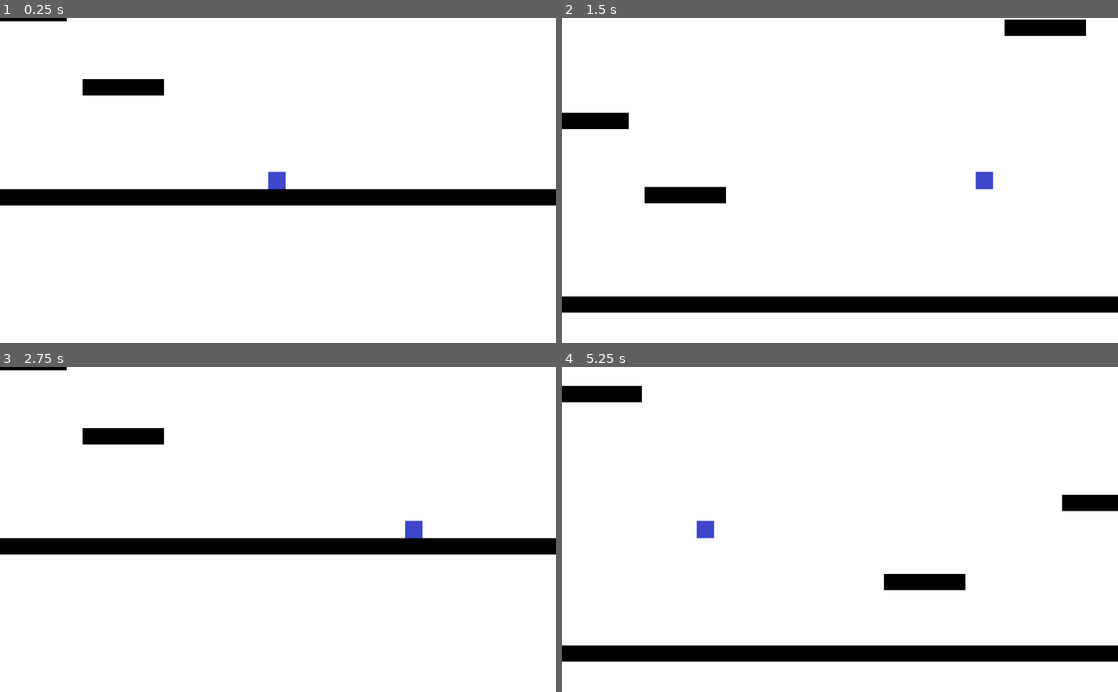
Above: before the commit, frames 1-4 (two rows, left to right).
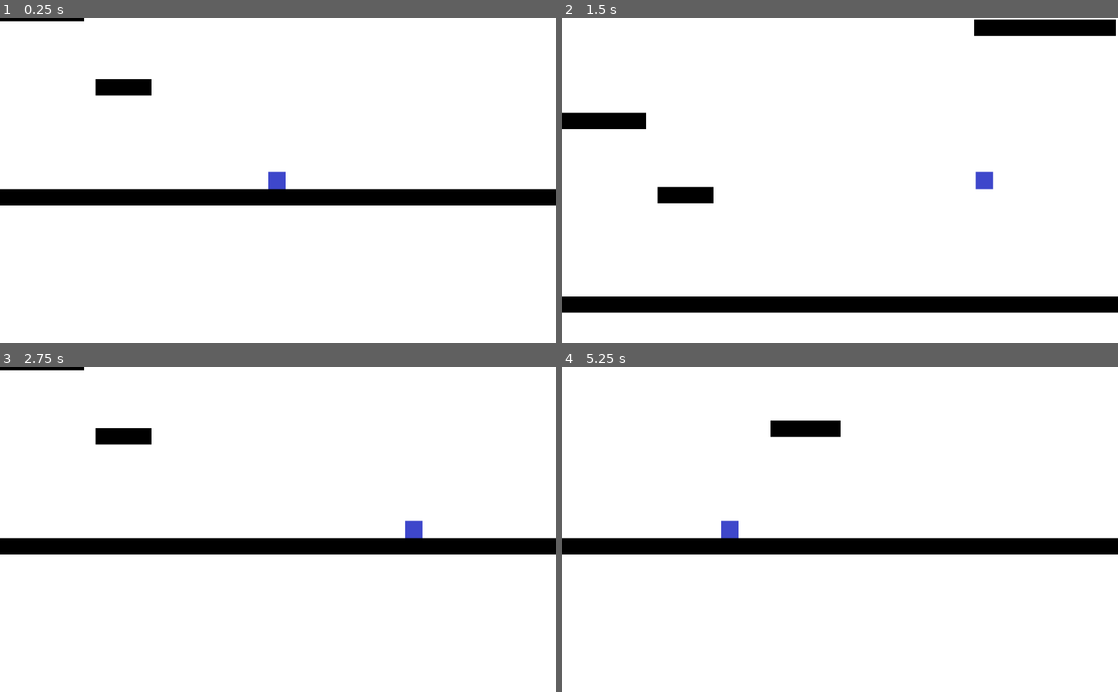
Above: after the commit, the same moments.

Repository: Darkstick/Jumper
Game: Godot game, scene res://Scenes/Levels/main.tscn
The game is run twice, just before and just after one commit, with the same random seed, the same clock (stepped at 60 frames per second) and the same inputs.
Inputs:
- Up to frame 1 (0.25 s): no input
- Up to frame 2 (1.5 s): tap Enter at 0.5 s; hold Right (right) from 0.53 s (still down); tap Up (up) at 0.77 s
- Up to frame 3 (2.75 s): tap Up (up) at 1.52 s; release Right (right) at 2.03 s; hold Left (left) from 2.03 s (still down)
- Up to frame 4 (5.25 s): release Left (left) at 2.78 s; hold Right (right) 2.78-4.28 s; tap Up (up) at 3.02, 3.77, 4.52 s; tap R (reset) at 4.15 s; hold Left (left) 4.28-5.03 s; hold Right (right) from 5.03 s (still down)

The runs differ from the first frame. In frame 1, 0.3% of the frame differs, in the area x 12-30%, y 0-24%; in frame 2, 1.0%; in frame 3, 0.3%; in frame 4, 13%, in the area x 0-100%, y 5-91%.

Commit message:
platforms resize themselves on the x vector randomly

Diff:
--- a/Scenes/Levels/main.tscn
+++ b/Scenes/Levels/main.tscn
@@ -10,6 +10,7 @@
 [node name="staticFloor" parent="." instance=ExtResource( 1 )]
 position = Vector2( 526.303, 13.8253 )
 scale = Vector2( 8, 1 )
+is_static = true
 
 [node name="player" parent="." instance=ExtResource( 2 )]
 position = Vector2( 510.303, -17.1577 )
--- a/Scenes/Levels/testMap.gd
+++ /dev/null
@@ -1,16 +0,0 @@
-extends Node
-
-
-# Declare member variables here. Examples:
-# var a = 2
-# var b = "text"
-
-
-# Called when the node enters the scene tree for the first time.
-func _ready():
-	pass # Replace with function body.
-
-
-# Called every frame. 'delta' is the elapsed time since the previous frame.
-#func _process(delta):
-#	pass
--- a/Scenes/Objects/basicPlatform.tscn
+++ b/Scenes/Objects/basicPlatform.tscn
@@ -4,7 +4,7 @@
 [ext_resource path="res://Scripts/Objects/basicPlatform.gd" type="Script" id=2]
 
 [sub_resource type="RectangleShape2D" id=1]
-extents = Vector2( 72.4797, 14.2469 )
+extents = Vector2( 72.5975, 14.2469 )
 
 [node name="basicPlatform" type="KinematicBody2D"]
 script = ExtResource( 2 )
--- a/Scripts/Creatures/player.gd
+++ b/Scripts/Creatures/player.gd
@@ -20,7 +20,7 @@
 		velocity.x = lerp(velocity.x, 0, friction)
 	if Input.is_action_pressed("down"):
 		pass
-	if Input.is_action_pressed("reset"):
+	if Input.is_action_just_pressed("reset"):
 		get_tree().change_scene("res://Scenes/Levels/main.tscn")
 
 func _physics_process(delta):
--- a/Scripts/Objects/basicPlatform.gd
+++ b/Scripts/Objects/basicPlatform.gd
@@ -1,4 +1,15 @@
 extends KinematicBody2D
+
+export var is_static = false
+var rng = RandomNumberGenerator.new()
+
+
+func _ready():
+	if is_static == false:
+		rng.randomize()
+		var random = rng.randf_range(0.5, 2)
+		$Sprite.scale *= Vector2(random,1)
+		$Collision.scale *= Vector2(random, 1)
 
 func contact(object):
 	object.friction = 0.2
Binary file added: Ressources/Sprites/Placeholders/blackPrecise.png
Not shown, added: Ressources/Sprites/Placeholders/blackPrecise.png.import
